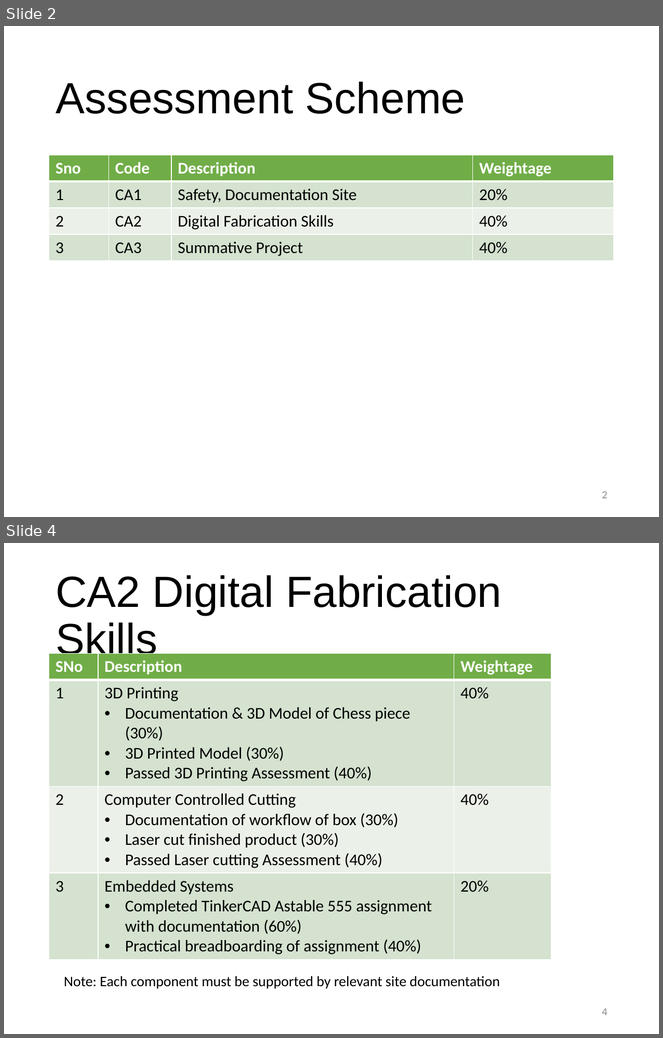
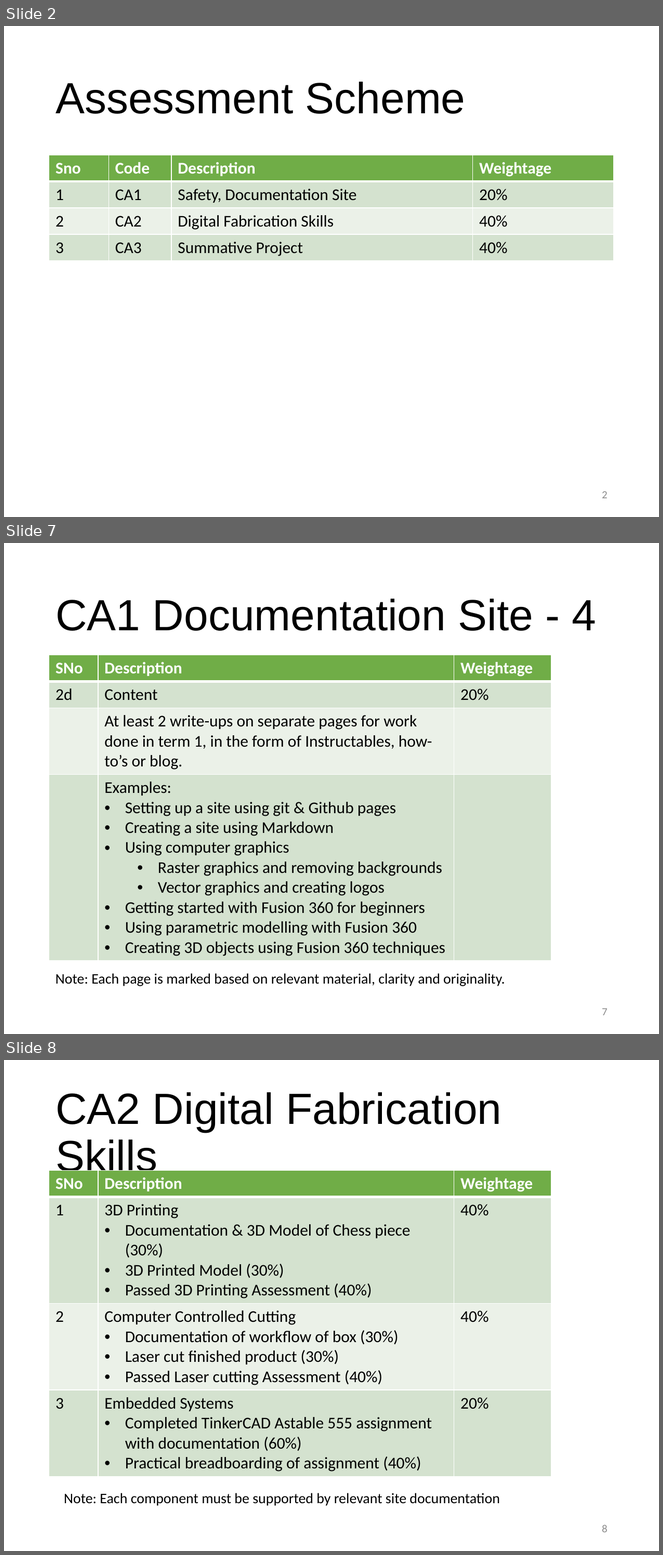
Before and after one commit to RDorville/digfab, a slide deck: presentations/ep1000_assessment/ep1000_assessment.pptx. Shown one above the other, each under a label of ours: slides 2 and 4 before the commit, slides 2, 7 and 8 after it; the slides between them are not shown. The pictures are 663x1038 and 663x1555 pixels, drawn with LibreOffice and Linux fonts; fonts in the diff are those of the drawing; background and template pictures are left out. Boxes give left, top, right and bottom in pixels: in the first picture for what was removed or moved away, otherwise in the second. Text is boxed around its words. In the diff, an @@ line names an element or a change of style, - is before the commit and + after.

```diff
--- a/presentations/ep1000_assessment/ep1000_assessment.pptx
+++ b/presentations/ep1000_assessment/ep1000_assessment.pptx
@@ slide 7 added at (4,543,659,1034), background #FFFFFF @@
@@ title added at (55,599,597,631), 48 pt, text #000000 @@
+CA1 Documentation Site - 4
@@ table added at (49,655,552,958), 4 rows, 3 columns @@
+SNo | Description | Weightage
+2d | Content | 20%
+ | At least 2 write-ups on separate pages for work done in term 1, in the form of Instructables, how-to’s or blog. | 
+ | Examples: / Setting up a site using git & Github pages / Creating a site using Markdown / Using computer graphics / Raster graphics and removing backgrounds / Vector graphics and creating logos / Getting started with Fusion 360 for beginners / Using parametric modelling with Fusion 360 / Creating 3D objects using Fusion 360 techniques | 
@@ text added at (55,974,505,987), 16 pt, text #000000 @@
+Note: Each page is marked based on relevant material, clarity and originality.
@@ page number added at (602,1008,608,1016), 12 pt, text #8C8C8C @@
+7
@@ what was slide 4 is now slide 8 @@
@@ page number at (602,1525,608,1533): text changed @@
-4
+8
```
Also in this commit, not shown: 1 slide changed, 3 other slides added, 1 other file.
